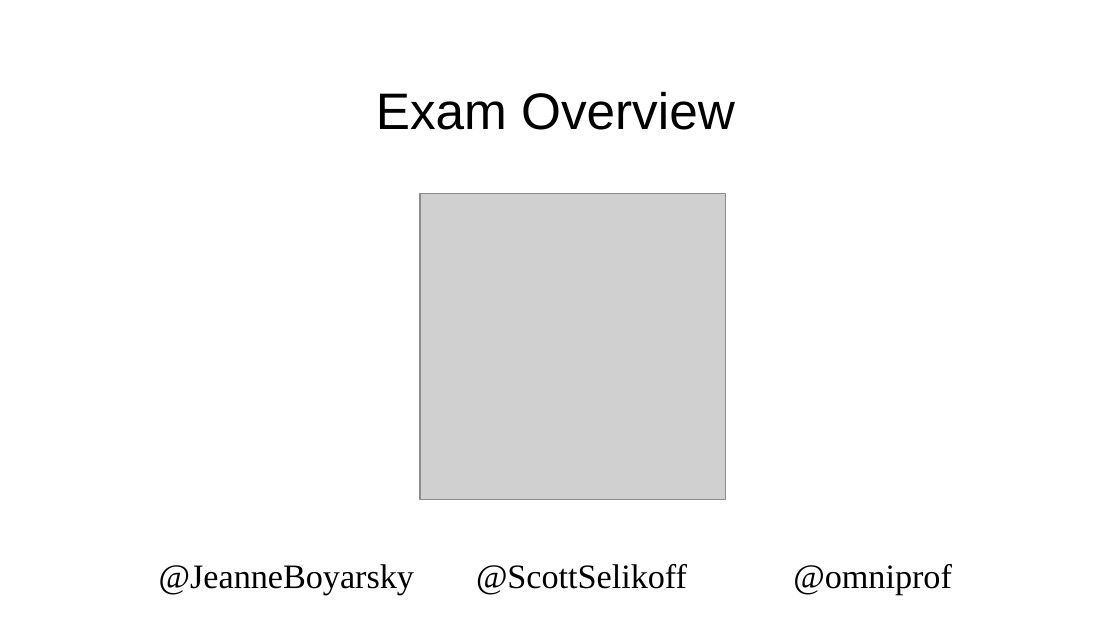
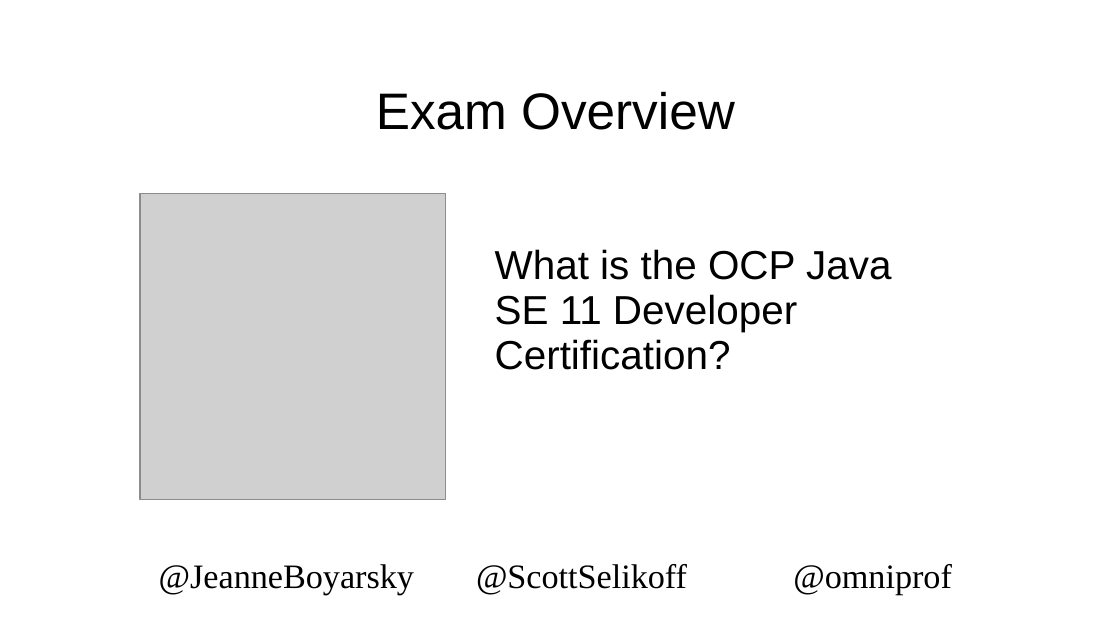
Before and after one commit to boyarsky/2019-oraclecodeone-cert-hol, a slide deck: slide 8 of 2019-OracleCodeOne-HOL.pptx. Drawn at 1120x630 pixels with LibreOffice and Linux fonts; fonts in the diff are those of the drawing; grey boxes stand for pictures; background and template pictures are left out. Boxes give left, top, right and bottom in pixels: in the first picture for what was removed or moved away, otherwise in the second. Text is boxed around its words. In the diff, an @@ line names an element or a change of style, - is before the commit and + after.

```diff
--- a/2019-OracleCodeOne-HOL.pptx
+++ b/2019-OracleCodeOne-HOL.pptx
@@ picture: place and size @@
-picture at (420,194,726,500)
+picture at (140,194,446,500)
@@ text added at (495,249,891,370), 26 pt, text #000000 @@
+What is the OCP Java SE 11 Developer Certification?
```
Also in this commit, not shown: 10 other slides changed.
